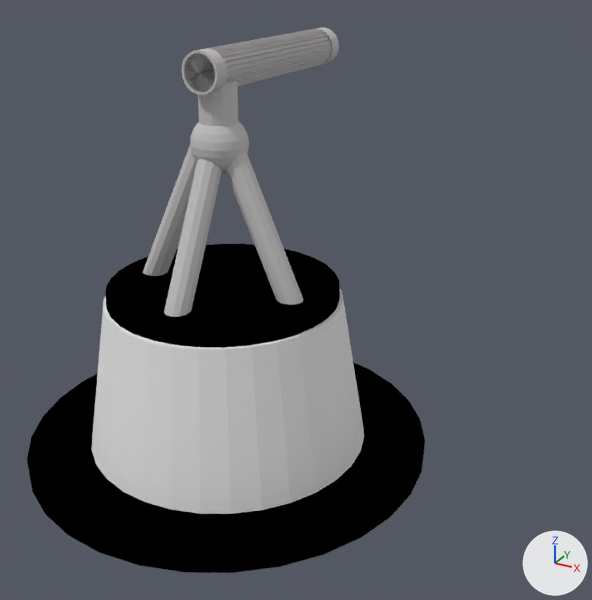
A saved change to the Blender file image_source/blender/mg_station.blend.
One viewpoint serves both versions: a camera (50 mm lens) standing at (7.46, -10.96, 8.11) and looking at (1.48, -0.09, 2.67). Arrows for +X, +Y and +Z are at lower right; the lights stay in place.

Script lines for the objects in view, before the commit:
```python
mat_material_010 = diffuse_material('Material.010')
mat_material_010.base_color = (0.56, 0.542, 0.542)  # light grey #c5c2c2
me_cylinder = bpy.data.meshes.new('Cylinder')
me_cylinder.from_pydata(...)  # 746 vertices, 816 faces; spans x -7.8..16.6, y 1.7..18.0, z 2.0..5.0
me_cylinder.materials.append(mat_material_010)  # light grey #c5c2c2
me_cylinder_001 = bpy.data.meshes.new('Cylinder.001')
me_cylinder_001.from_pydata(...)  # a 32-sided cut cone along z (radius 1.0 at the low end, 0.81 at the high end) spanning x -1.0..1.0, y -1.0..1.0, z -1.0..1.0
me_cylinder_001.materials.append(mat_material)  # its picture is missing
me_cylinder_003 = bpy.data.meshes.new('Cylinder.003')
me_cylinder_003.from_pydata(...)  # a 32-sided cylinder along z spanning x -1.0..1.0, y -1.0..1.0, z -1.0..1.0
me_cylinder_003.materials.append(mat_material_004)  # black #000000
ob_cylinder = bpy.data.objects.new('Cylinder', me_cylinder)
ob_cylinder.location = (0.08, 0.0, -1.69)
ob_cylinder.rotation_euler = (6.736, 0.00244, 1.571)  # degrees (26, 0.1, 90)
ob_cylinder.scale = (0.213, 0.213, 1.49)
ob_cylinder_001 = bpy.data.objects.new('Cylinder.001', me_cylinder_001)
ob_cylinder_001.location = (0.0, 0.0, 0.998)
ob_cylinder_001.scale = (2.55, 2.55, 1.42)
ob_cylinder_003 = bpy.data.objects.new('Cylinder.003', me_cylinder_003)
ob_cylinder_003.location = (0.0, 0.0, 2.52)
ob_cylinder_003.scale = (2.02, 2.02, 0.132)
# also in view: 'Cylinder.002' at (0.0, 0.0, -0.4)
```
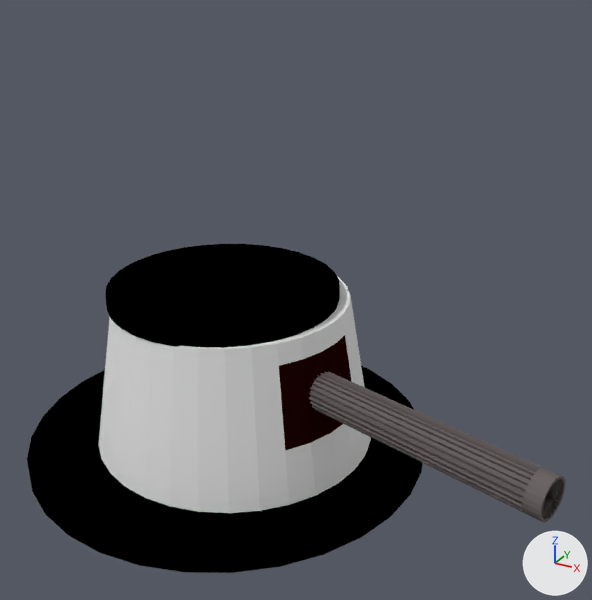
The change, as JSON lines over the scene's bpy script:
```json
{"op": "set", "path": "mat_material_010.base_color", "old": "(0.56, 0.542, 0.542)", "new": "(0.15, 0.129, 0.129)", "note": "light grey #c5c2c2 -> dark grey #6c6565"}
{"block": "me_cylinder", "where": "# used by ob_cylinder; location = (0.08, 0.0, -1.69); rotation_euler = (6.736, 0.00244, 1.571), in degrees (26, 0.1, 90); scale = (0.213, 0.213, 1.49)"}
{"op": "remove", "block": "me_cylinder", "code": "me_cylinder.from_pydata(...)  # 746 vertices, 816 faces; spans x -7.8..16.6, y 1.7..18.0, z 2.0..5.0"}
{"op": "add", "block": "me_cylinder", "code": "me_cylinder.from_pydata(...)  # 302 vertices, 312 faces, 12 loose edges; spans x -2.6..29.4, y 14.8..18.0, z 4.6..5.0"}
{"block": "me_cylinder", "change": "me_cylinder part 1: the loose piece of 354 vertices spanning x -2.6..1.9, y 11.8..16.3, z 3.8..4.4 is deleted"}
{"block": "me_cylinder", "change": "me_cylinder part 2: the loose piece of 26 vertices spanning x -1.4..0.6, y 1.7..13.6, z 2.7..4.2 is deleted"}
{"block": "me_cylinder", "change": "me_cylinder part 3: the loose piece of 26 vertices spanning x -7.8..-0.1, y 7.8..15.0, z 2.3..4.1 is deleted"}
{"block": "me_cylinder", "change": "me_cylinder part 4: the loose piece of 26 vertices spanning x -1.7..0.3, y 14.1..16.0, z 2.0..4.0 is deleted"}
{"block": "me_cylinder", "change": "me_cylinder part 5: 145 vertices removed from x 15.4..16.6, y 14.9..18.0, z 4.6..5.0"}
{"block": "me_cylinder", "change": "me_cylinder part 6: 145 vertices added at x 28.1..29.4, y 14.9..18.0, z 4.6..5.0"}
{"block": "me_cylinder", "change": "me_cylinder part 7: 12 vertices removed from x -1.8..1.0, y 13.5..16.1, z 4.2..4.4"}
{"op": "add", "block": "ob_cylinder_001", "code": "ob_cylinder_001.parent = ob_cylinder"}
{"op": "add", "block": "ob_cylinder_001", "code": "ob_cylinder_001.matrix_parent_inverse = Matrix(((0.0, 4.687, -0.0114, -0.0896), (-4.214, 0.005, 2.052, 13.82), (0.293, 0.00147, 0.602, 3.926), (0.0, 0.0, 0.0, 1.0)))"}
{"op": "set", "path": "ob_cylinder.location", "old": "(0.08, 0.0, -1.69)", "new": "(0.08, 0.0, -6.56)"}
{"op": "set", "path": "ob_cylinder.rotation_euler", "old": "(6.736, 0.00244, 1.571)", "new": "(6.736, 0.00244, 6.021)", "note": "degrees (26, 0.1, 90) -> degrees (26, 0.1, 345)"}
```

Where the change shows, as pixel boxes (x1, y1, x2, y2) in the pictures (592 x 600 px):
```json
{"object": "Cylinder.001", "change": "moved, turned", "before": [91, 289, 364, 514], "after": [99, 276, 371, 513]}
{"object": "Cylinder", "change": "recoloured, reshaped, moved, turned", "before": [143, 27, 339, 317], "after": [309, 371, 566, 523]}
{"part": 1, "of": "me_cylinder", "change": "deleted", "before": [190, 121, 249, 174]}
{"part": 2, "of": "me_cylinder", "change": "deleted", "before": [226, 151, 303, 305]}
{"part": 3, "of": "me_cylinder", "change": "deleted", "before": [164, 159, 222, 317]}
{"part": 4, "of": "me_cylinder", "change": "deleted", "before": [143, 146, 197, 276]}
{"part": 5, "of": "me_cylinder", "change": "deleted", "before": [184, 27, 339, 92]}
{"part": 6, "of": "me_cylinder", "change": "added", "after": [309, 371, 566, 523]}
{"part": 7, "of": "me_cylinder", "change": "deleted", "before": [198, 80, 238, 126]}
```
